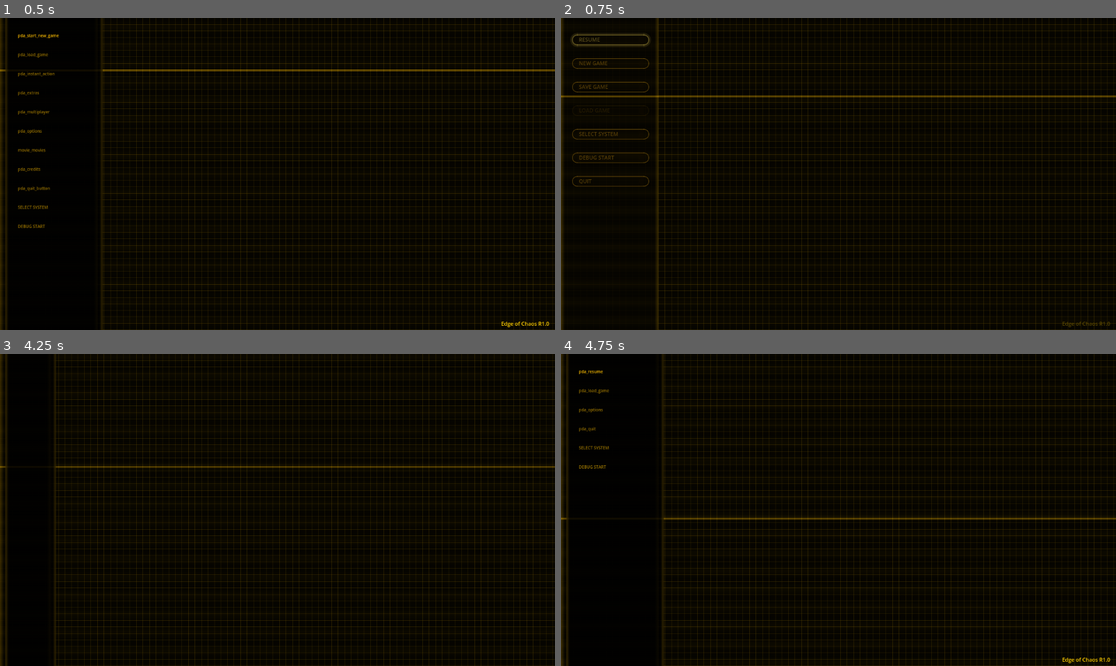
Above: before the commit, frames 1-4 (two rows, left to right).
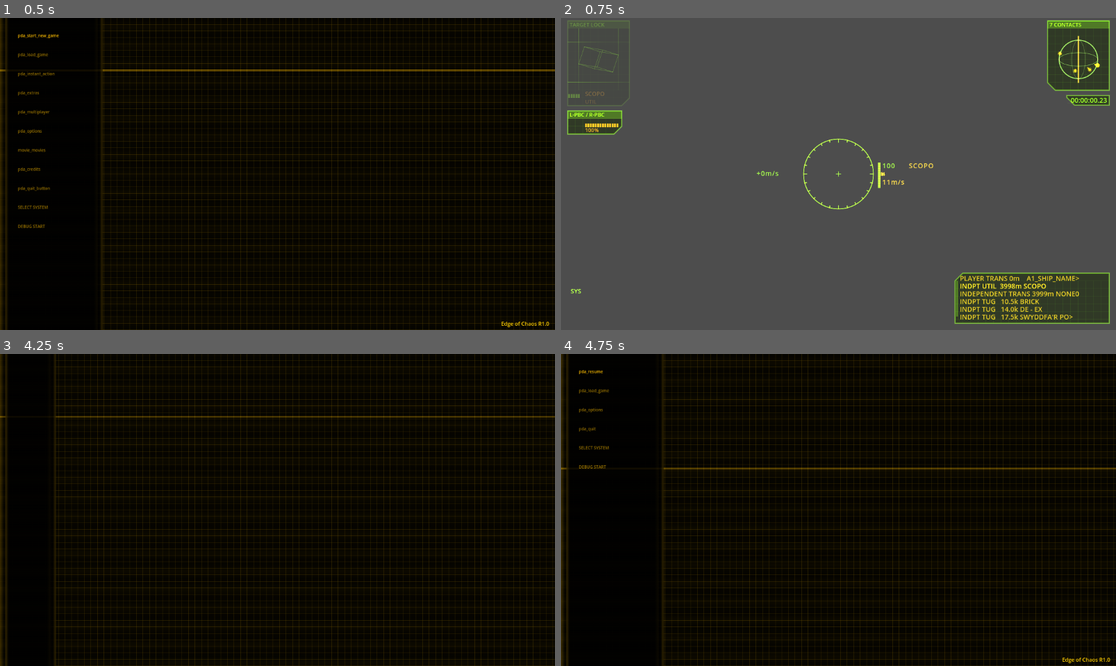
Above: after the commit, the same moments.

Repository: jleclanche/iw2-remaster
Game: Godot game, scene res://scenes/main.tscn
The game is run twice, just before and just after one commit, with the same random seed, the same clock (stepped at 60 frames per second) and the same inputs.
Inputs (mouse positions are in pixels of both pictures, inside the frame that each line leads up to):
- Up to frame 1 (0.5 s): no input
- Up to frame 2 (0.75 s): tap Enter at 0.5 s; drag from (838, 174) to (894, 105) at 0.52 s
- Up to frame 3 (4.25 s): move the mouse to (249, 510) at 1.27 s; hold Up from 1.28 s (still down); tap Enter at 1.35 s; tap Space at 1.52, 1.82, 3.02, 3.32, 3.77, 4.07 s; tap E every 0.75 s from 1.55 to 3.8 s; move the mouse to (288, 503) at 2.02 s; hold Keypad Enter 2.03-2.78 s; move the mouse to (271, 516) at 2.77 s; tap Backspace at 2.85 s; click (271, 516) at 2.92 s; move the mouse to (316, 513) at 3.52 s; tap O at 3.6 s; tap Escape at 4.15 s
- Up to frame 4 (4.75 s): release Up at 4.25 s; drag from (672, 463) to (755, 432) at 4.27 s

Frame 1 is identical in both runs. In frame 2, 100% of the frame differs, in the area x 0-100%, y 0-100%; in frame 3, 2.6%; in frame 4, 2.4%.
Error in both runs: Unable to iterate on object of type 'Nil'. (res://scripts/pog/natives/world.gd:399)

Commit message:
menu: drop the resume/close animation -- the original doesn't animate it (#63)
Dismissing the pause menu plays no drawer animation in the original; the reveal
belongs to the RAISED screens (base_screens.gd), not the pause wrapper. Revert
close() to the instant teardown and remove the _closing/active machinery that
existed only to let the drawer contract without freezing the ship -- main.gd and
hud.gd gate control/input on menu.visible again. The pause-OPEN reveal (bar grow
+ button fade) is kept. checks_camp's RESUME assertion reads .visible again.

Co-Authored-By: Claude Opus 4.8 (1M context) <noreply@anthropic.com>
Claude-Session: https://claude.ai/code/session_011QyWoEXMPvePtFjmXeDfkc

Diff:
--- a/game/scripts/checks_camp.gd
+++ b/game/scripts/checks_camp.gd
@@ -142,9 +142,9 @@
 			# menu has to notice its own screen went away and stand down --
 			# otherwise RESUME leaves the front-end chrome up with no controls
 			# on it, which is exactly what it did.
-			var closed: bool = not m.menu.active and not get_tree().paused
+			var closed: bool = not m.menu.visible and not get_tree().paused
 			print("NEWGAMETEST: %s — RESUME returns to flight (menu=%s paused=%s)"
-				% ["PASS" if closed else "FAIL", m.menu.active,
+				% ["PASS" if closed else "FAIL", m.menu.visible,
 					get_tree().paused])
 			_ngt_stage = 0
 			get_tree().quit(0 if closed else 1)
--- a/game/scripts/hud.gd
+++ b/game/scripts/hud.gd
@@ -1776,7 +1776,7 @@
 func _unhandled_input(e: InputEvent) -> void:
 	if main == null or main.ship == null:
 		return
-	if main.menu != null and main.menu.active:
+	if main.menu != null and main.menu.visible:
 		return
 	if not (e is InputEventKey and e.pressed and not e.echo):
 		return
--- a/game/scripts/main.gd
+++ b/game/scripts/main.gd
@@ -180,7 +180,7 @@
 		get_viewport().set_input_as_handled()
 		return
 
-	if menu != null and menu.active:
+	if menu != null and menu.visible:
 		return  # the menu handles its own input (it runs while paused)
 	# The mouse stands in for the joystick yoke -- the original binds no mouse
 	# axis to the pilot at all (mouse is the director's, in configs/default.ini),
@@ -367,7 +367,7 @@
 	if _repeat_key < 0:
 		return
 	if not Input.is_physical_key_pressed(_repeat_key) \
-			or (menu != null and menu.active) or docked_at != "" \
+			or (menu != null and menu.visible) or docked_at != "" \
 			or not _repeat_fire.is_valid():
 		_repeat_key = -1
 		return
@@ -435,7 +435,7 @@
 		# the base's own docking cutscene flies the ship; the player does not
 		ship.input_rotate = Vector3.ZERO
 		ship.input_thrust = Vector3.ZERO
-	elif docked_at == "" and not menu.active and movie == null:
+	elif docked_at == "" and not menu.visible and movie == null:
 		_player_control(delta)
 		if ap_mode > 0:
 			_autopilot_process(delta)
--- a/game/scripts/menu.gd
+++ b/game/scripts/menu.gd
@@ -149,16 +149,6 @@
 ## then the buttons (the _top layer) fade in at 3.0/s. Reset by open().
 var _bar_w := 0.0
 var _content_alpha := 1.0
-## Closing animation (in flight): the drawer contracts and the buttons fade out
-## while the menu is already logically DOWN. `active` -- what main.gd/hud.gd gate
-## ship control and input on -- is true only while shown and NOT mid-close, so
-## the ship is flyable the instant close() fires, the contraction playing on.
-## Force-hides (visible = false) and the cosmetic readers keep using .visible and
-## follow this for free.
-var _closing := false
-var active: bool:
-	get:
-		return visible and not _closing
 var dossier_lines: Array = []  # {text, bold}
 var _scroll := 0.0
 var _char := ""
@@ -356,10 +346,6 @@
 	# the menu owns its input: it must keep working while the tree is paused
 	if main.movie != null or main.demo:
 		return
-	# while the close animation plays the menu is no longer "up" -- let the input
-	# fall through to flight/HUD, which are already reading .active, not .visible
-	if _closing:
-		return
 	# While one of the original GUI screens is overlaid (SAVE/LOAD GAME raise
 	# icSPPDASaveScreen/icSPPDALoadScreen), that screen owns the input --
 	# exactly as the original PDA menu sat inert under its overlays. Its own
@@ -384,7 +370,6 @@
 
 func open() -> void:
 	visible = true
-	_closing = false
 	_bar_w = 0.0             # the drawer opens from nothing each time
 	_content_alpha = 0.0
 	mode = "main"
@@ -401,27 +386,17 @@
 			p.stream_paused = true
 
 func close() -> void:
-	if not visible or _closing:
-		return
-	# Contract the drawer shut (the reverse of open's reveal). The menu stays
-	# VISIBLE so its own bar and buttons animate out, but it stops counting as up
-	# at once (active == visible and not _closing) -- ship control and input,
-	# which main.gd/hud.gd gate on .active, resume immediately; only the visual
-	# lingers. _finish_close hides it once the drawer is shut. Rest is unchanged.
-	_closing = true
+	# Resume/close is instant -- the original plays no animation dismissing the
+	# pause menu (the drawer reveal is on the RAISED screens, base_screens.gd).
+	visible = false
 	_drop_pda()
+	bust_movie.stop()
 	Input.mouse_mode = Input.MOUSE_MODE_CAPTURED
 	get_tree().paused = false
 	for p in [main.audio.engine_player, main.audio.thruster_player,
 			main.audio.lds_player]:
 		p.stream_paused = false
 	main.fire_lock = 0.3  # the confirming click must not fire the PBC
-
-
-func _finish_close() -> void:
-	_closing = false
-	visible = false
-	bust_movie.stop()
 
 ## Is one of the original GUI screens overlaid above us right now?
 func _pog_screen_up() -> bool:
@@ -885,26 +860,16 @@
 		_pda_up = false
 		close()
 		return
-	# The drawer + button fade, the same reveal the raised screens play
-	# (base_screens.gd _anim_step): open grows the bar then fades the buttons in;
-	# close (in flight) fades the buttons out then contracts the bar, hiding once
-	# shut. The rate is the extracted 1500 px/s / 3.0/s at the fixed-pixel
-	# reference, scaled to the live height so the duration holds across resolutions.
+	# The drawer opens and the buttons fade in -- the same reveal the raised
+	# screens play (base_screens.gd _anim_step): the bar grows at 1500 px/s, then
+	# the button layer fades in at 3.0/s, scaled to the live height so the duration
+	# holds across resolutions. Closing (resume) is instant -- see close().
 	var grow: float = BaseScreens.SHADY_GROW_PXPS \
 			* get_viewport_rect().size.y / REF_H
-	var fade: float = BaseScreens.CONTENT_FADE_PS * delta
-	if _closing:
-		if _content_alpha > 0.01:
-			_content_alpha = move_toward(_content_alpha, 0.0, fade)
-		else:
-			_bar_w = move_toward(_bar_w, 0.0, grow * delta)
-			if is_zero_approx(_bar_w):
-				_finish_close()
-				return
-	else:
-		_bar_w = move_toward(_bar_w, _strip_w(), grow * delta)
-		if is_equal_approx(_bar_w, _strip_w()):
-			_content_alpha = minf(1.0, _content_alpha + fade)
+	_bar_w = move_toward(_bar_w, _strip_w(), grow * delta)
+	if is_equal_approx(_bar_w, _strip_w()):
+		_content_alpha = minf(1.0,
+				_content_alpha + BaseScreens.CONTENT_FADE_PS * delta)
 	_top.modulate.a = _content_alpha
 	_bust_t += delta
 	# dossier scroll: 18 px/s at native res (DAT_10117d40, icMovie::Tick),
